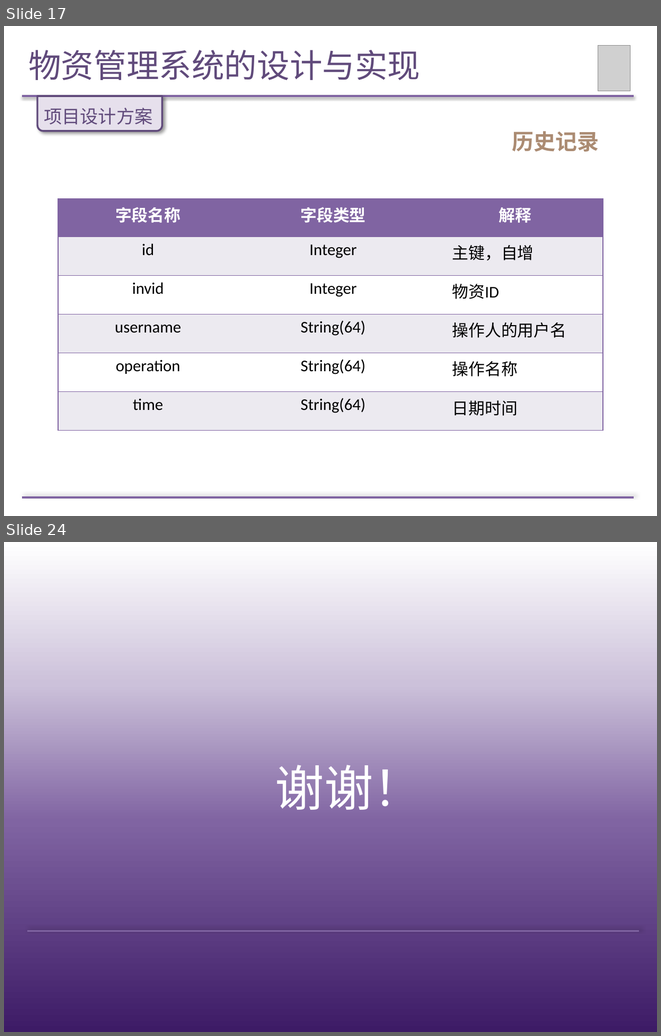
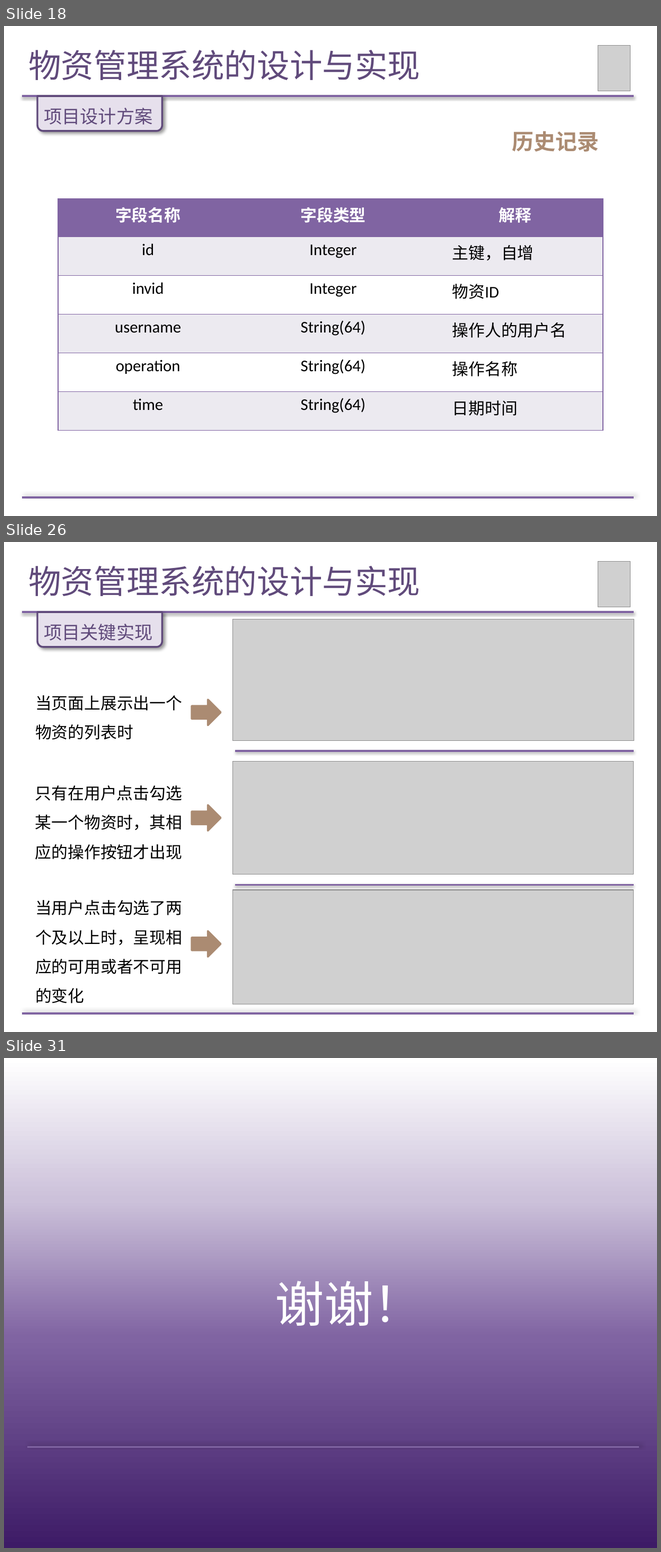
Before and after one commit to Wendy-Wu/LM-paper, a slide deck: 论文答辩PPT.pptx. Shown one above the other, each under a label of ours: slides 17 and 24 before the commit, slides 18, 26 and 31 after it; the slides between them are not shown. The pictures are 661x1036 and 661x1552 pixels, drawn with LibreOffice and Linux fonts; fonts in the diff are those of the drawing; grey boxes stand for pictures. Boxes give left, top, right and bottom in pixels: in the first picture for what was removed or moved away, otherwise in the second. Text is boxed around its words. In the diff, an @@ line names an element or a change of style, - is before the commit and + after.

```diff
--- a/论文答辩PPT.pptx
+++ b/论文答辩PPT.pptx
@@ slide 26 added at [4, 542, 657, 1032], background #FFFFFF @@
@@ title added at [28, 566, 420, 596], 36 pt, text #604A7B @@
+物资管理系统的设计与实现
@@ picture added at [598, 562, 630, 607] @@
@@ line added from (22, 612) to (634, 612), #8064A2 2 pt @@
@@ round same rect added at [37, 612, 162, 646], fill #E6E0EC, outline #604A7B 2 pt @@
@@ picture added at [232, 619, 634, 741] @@
@@ text added at [44, 624, 153, 641], 20 pt, text #604A7B @@
+项目关键实现
@@ text added at [35, 695, 182, 740], 18 pt, text #000000 @@
+当页面上展示出一个物资的列表时
@@ right arrow added at [192, 699, 221, 725], fill #AB8B72, outline #AB8B72 2 pt @@
@@ picture added at [232, 761, 634, 874] @@
@@ line added from (235, 751) to (634, 751), #8064A2 2 pt @@
@@ text added at [35, 785, 182, 859], 18 pt, text #000000 @@
+只有在用户点击勾选某一个物资时，其相应的操作按钮才出现
@@ right arrow added at [192, 805, 221, 831], fill #AB8B72, outline #AB8B72 2 pt @@
@@ picture added at [232, 889, 634, 1004] @@
@@ line added from (235, 885) to (634, 885), #8064A2 2 pt @@
@@ text added at [35, 900, 182, 1003], 18 pt, text #000000 @@
+当用户点击勾选了两个及以上时，呈现相应的可用或者不可用的变化
@@ right arrow added at [192, 930, 221, 956], fill #AB8B72, outline #AB8B72 2 pt @@
@@ line added from (22, 1013) to (634, 1013), #8064A2 2 pt @@
@@ what was slide 17 is now slide 18 @@
@@ what was slide 24 is now slide 31 @@
```
Also in this commit, not shown: 9 slides changed, 6 other slides added.
